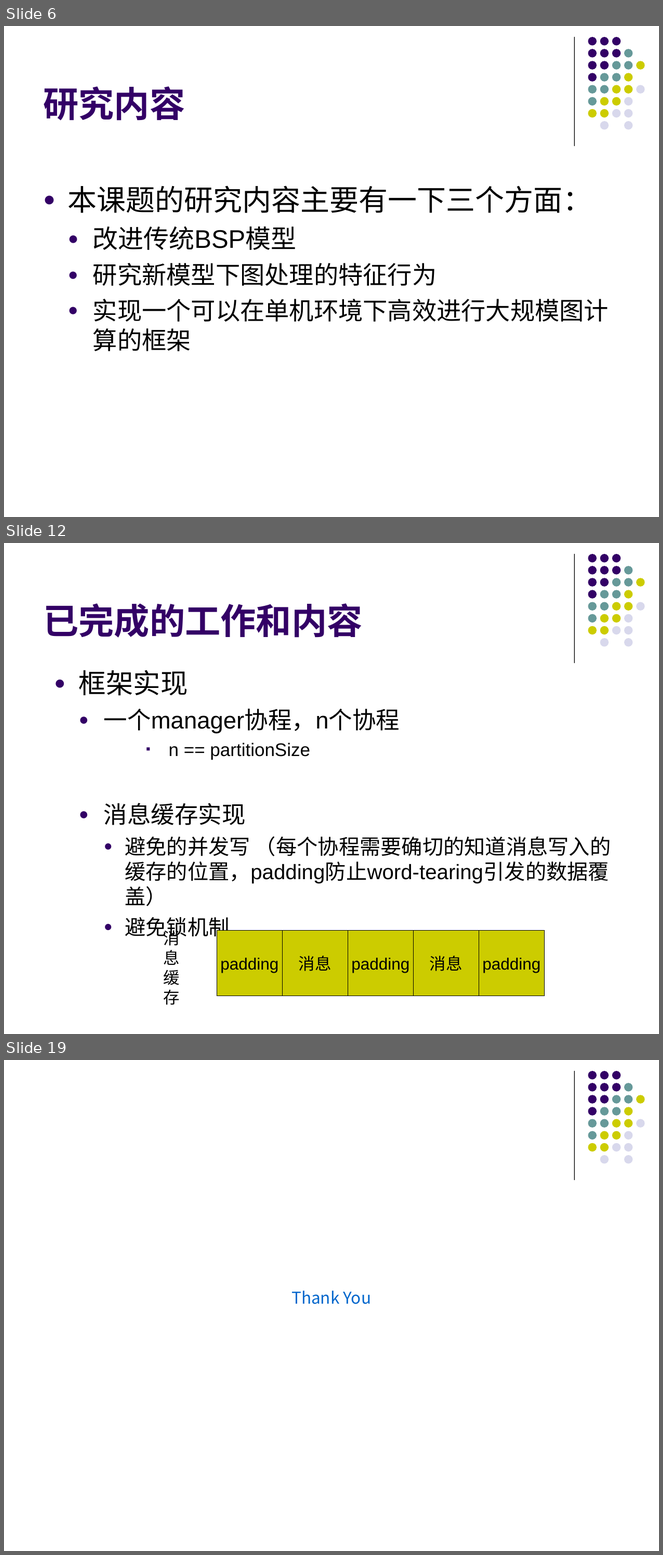
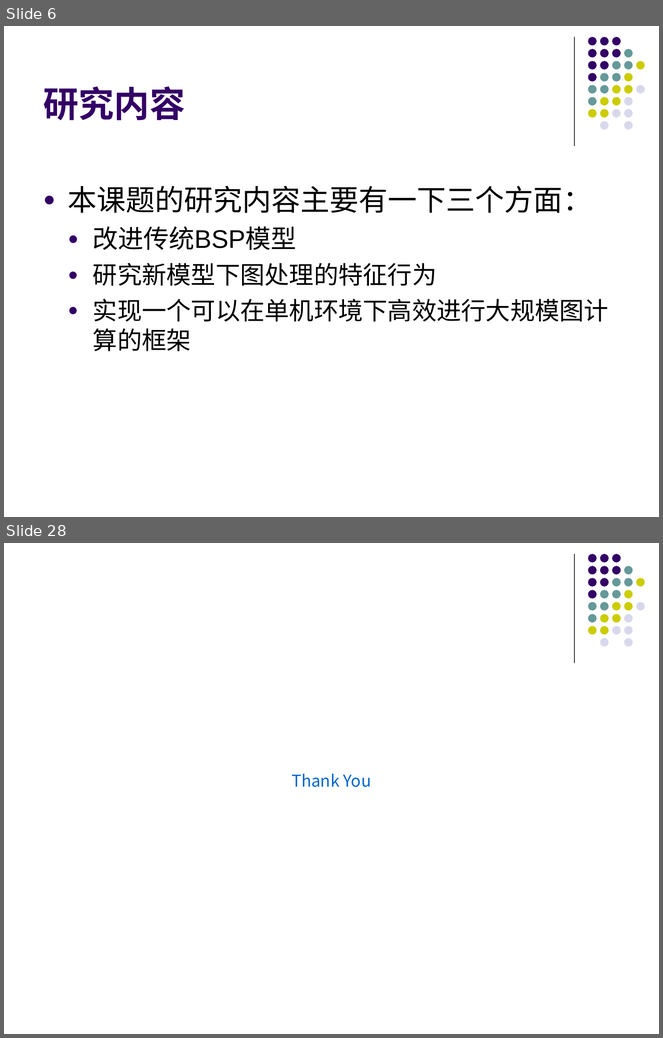
Before and after one commit to gitDangerSnake/dalunwen, a slide deck: graph.ppt. Shown one above the other, each under a label of ours: slides 6, 12 and 19 before the commit, slides 6 and 28 after it; the slides between them are not shown. The pictures are 663x1555 and 663x1038 pixels, drawn with LibreOffice and Linux fonts; fonts in the diff are those of the drawing. Boxes give left, top, right and bottom in pixels: in the first picture for what was removed or moved away, otherwise in the second. Text is boxed around its words. In the diff, an @@ line names an element or a change of style, - is before the commit and + after.

```diff
--- a/graph.ppt
+++ b/graph.ppt
@@ slide 12 removed at <box>4,543,659,1034</box>, background #FFFFFF; not listed: 32 template elements that a slide beside it also shows @@
@@ title removed at <box>43,603,362,638</box> @@
-已完成的工作和内容
@@ text removed at <box>79,670,611,940</box> @@
-● 框架实现
-  ● 一个manager协程，n个协程
-        ▪ n == partitionSize
-  ● 消息缓存实现
-    ● 避免的并发写 （每个协程需要确切的知道消息写入的缓存的位置，padding防止word-tearing引发的数据覆盖）
-    ● 避免锁机制
@@ text removed at <box>163,928,180,1005</box> @@
-消息缓存
@@ rectangle removed at <box>217,931,283,996</box> @@
-padding
@@ rectangle removed at <box>283,931,348,996</box> @@
-消息
@@ rectangle removed at <box>348,931,414,996</box> @@
-padding
@@ rectangle removed at <box>414,931,479,996</box> @@
-消息
@@ rectangle removed at <box>479,931,545,996</box> @@
-padding
@@ what was slide 19 is now slide 28 @@
```
Also in this commit, not shown: 5 slides changed, 18 slides added, 8 other slides removed, 10 other files.
